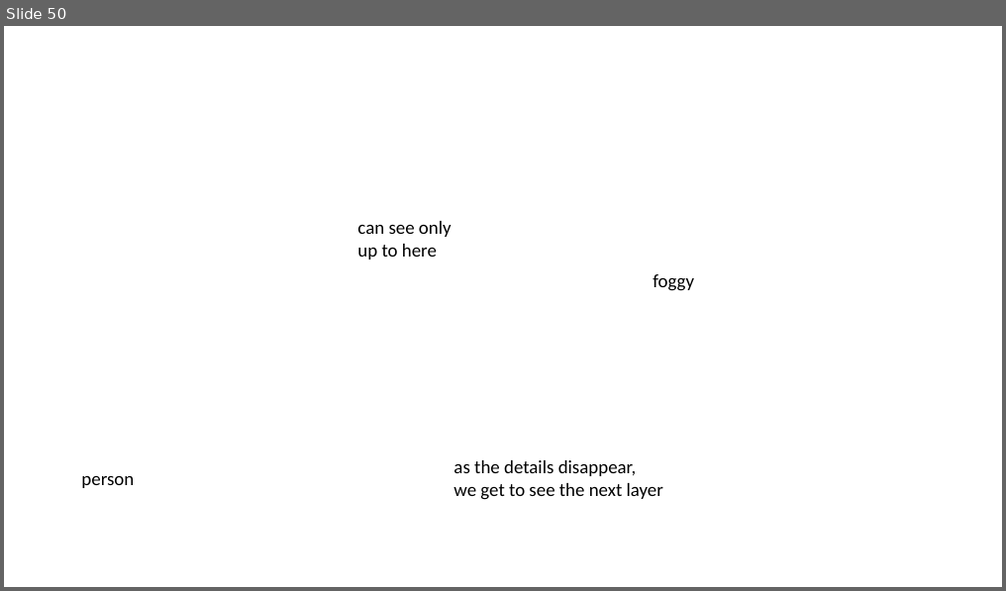
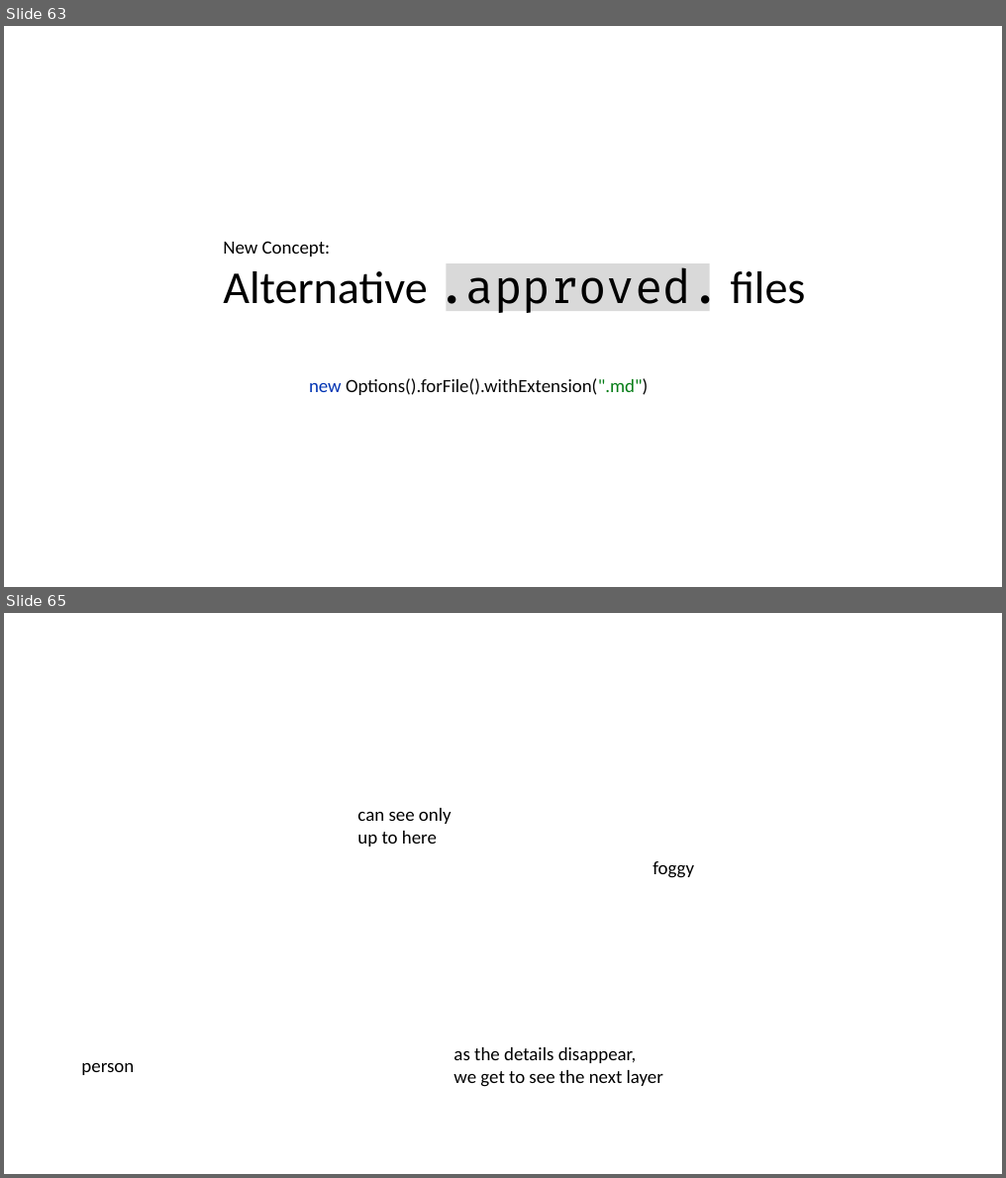
Before and after one commit to LearnWithLlew/TestingBetterWithApprovals.Slides, a slide deck: slides/Testing Better with Approvals.pptx. Shown one above the other, each under a label of ours: slide 50 before the commit, slides 63 and 65 after it; the slides between them are not shown. The pictures are 1006x591 and 1006x1178 pixels, drawn with LibreOffice and Linux fonts; fonts in the diff are those of the drawing. Boxes give left, top, right and bottom in pixels: in the first picture for what was removed or moved away, otherwise in the second. Text is boxed around its words. In the diff, an @@ line names an element or a change of style, - is before the commit and + after.

```diff
--- a/slides/Testing Better with Approvals.pptx
+++ b/slides/Testing Better with Approvals.pptx
@@ slide 63 added at [4, 26, 1002, 587], background #FFFFFF @@
@@ text added at [223, 241, 806, 313], 44 pt, text #000000 @@
+New Concept:
+Alternative .approved. files
@@ rectangle added at [446, 264, 709, 311], fill #D9D9D9 @@
@@ text added at [309, 378, 648, 395], 18 pt, text #080808 @@
+new Options().forFile().withExtension(".md")
@@ what was slide 50 is now slide 65 @@
```
Also in this commit, not shown: 15 other slides added, 1 slide removed.
